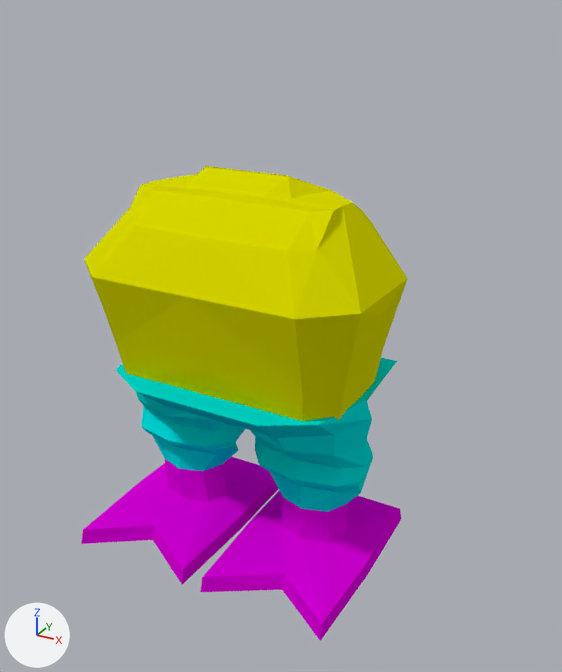
A saved change to the Blender file graphics/chars/bodies/mech/src.blend.
Camera for both pictures: a 50 mm lens placed at (18.8, -29.6, 27.4), pointed at (1.3, 2.2, 11.5). Every picture has the same lights, and +X, +Y and +Z are marked at lower left.

The first picture shows 'Legs', 'Upper'.
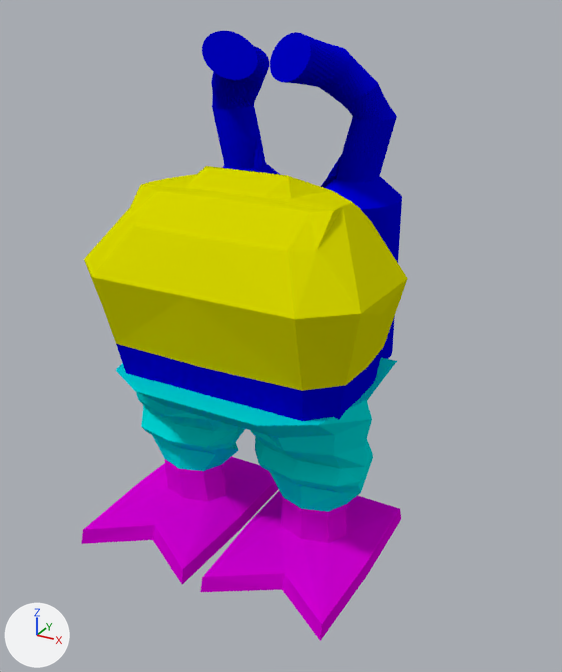
What changed in the scene script:
```text
Add mat_blue:
    mat_blue = diffuse_material('blue')
    mat_blue.base_color = (0.0, 0.0, 0.692)  # blue #0000d9
Change me_cylinder:
    where me_cylinder.from_pydata(...)  # 50 vertices, 39 faces; spans x -13.25..0.0, y -5.22..4.41, z 9.41..20.49
    used by ob_upper; location = (0.0, 1.35, 0.0)
    me_cylinder part 1: all 6 faces centred in x -6.46..-2.54, y -4.01..3.08, z 10.53..10.58 switch from mat_yellow (yellow #d9d900) to mat_blue (blue #0000d9)
Add me_cylinder_003:
    me_cylinder_003.from_pydata(...)  # 256 vertices, 226 faces; spans x 0.3..5.5, y -2.4..4.7, z -9.2..7.4
    me_cylinder_003.materials.append(mat_blue)  # blue #0000d9
Add ob_pipes:
    ob_pipes = bpy.data.objects.new('pipes', me_cylinder_003)
    ob_pipes.location = (0.03, 6.77, 16.72)
    ob_pipes.rotation_euler = (-3.142, 0.0, 0.0)  # degrees (-180, 0, 0)
    _m = ob_pipes.modifiers.new('Mirror', 'MIRROR')
```

Pixel boxes (x1, y1, x2, y2) of what changed, in the pictures (562 x 672 px):
'pipes', added (blue)
    after: (202, 31, 402, 359)
part 1 of me_cylinder, recoloured (yellow to blue)
    both: (116, 344, 383, 421)
